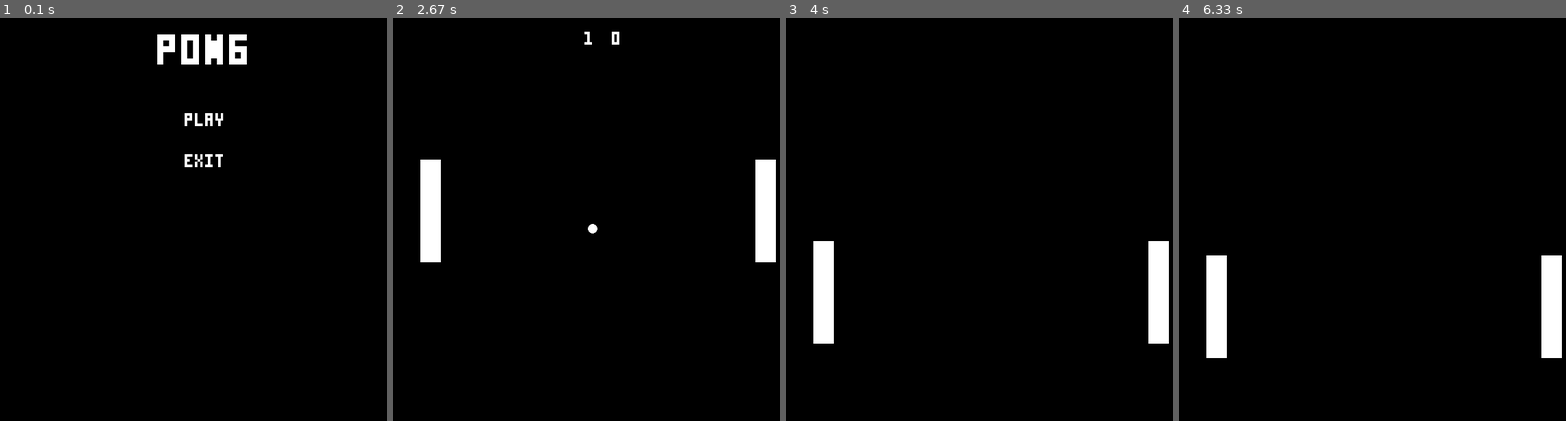
Above: before the commit, frames 1-4 (left to right).
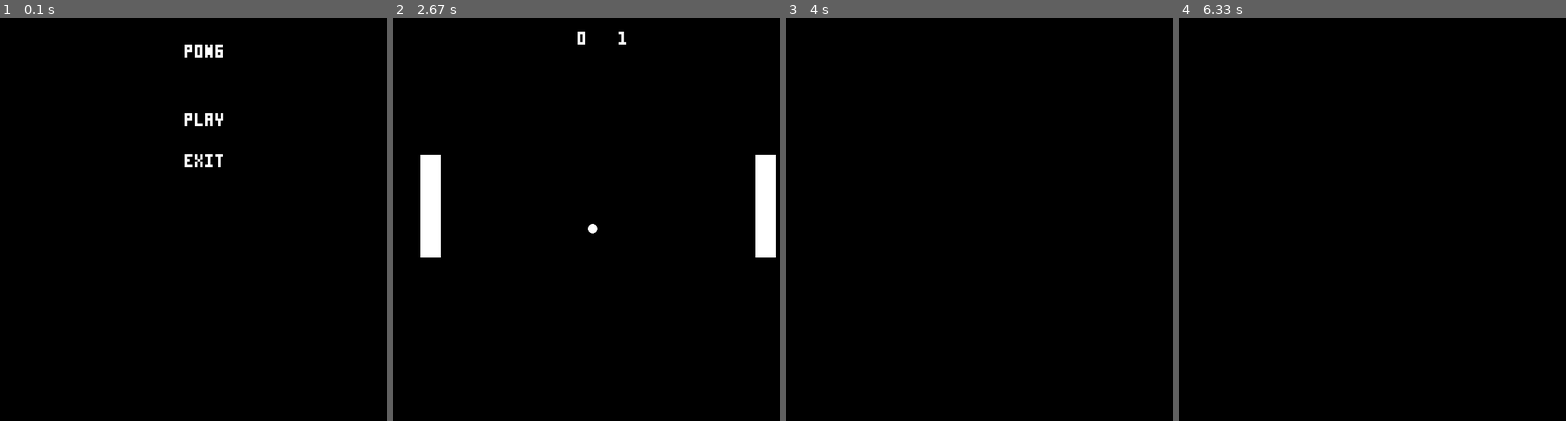
Above: after the commit, the same moments.

Repository: Keandre/PyGamePong
Game: pygame game, started from main.py
Same seed, same stepped clock (60 frames per second), same inputs: the game is played once before the commit and once after it.
Inputs (mouse positions are in pixels of both pictures, inside the frame that each line leads up to):
- Up to frame 1 (0.1 s): no input
- Up to frame 2 (2.67 s): click "PLAY" at 0.38 s; hold Up 0.67-1.13 s; move the mouse to (582, 243) at 0.7 s; hold Down 1.17-1.47 s; hold S 1.17-1.47 s; hold Down from 2.63 s (still down); hold S from 2.63 s (still down)
- Up to frame 3 (4 s): release Down at 2.93 s; release S at 2.93 s; hold Up 2.97-3.33 s; hold W 2.97-3.33 s; hold Down 3.37-3.73 s; hold S 3.37-3.73 s
- Up to frame 4 (6.33 s): hold Down 4.83-5.2 s; hold S 4.83-5.2 s; hold Up 5.23-5.53 s; hold W 5.23-5.53 s; hold Down 5.57-5.87 s; hold S 5.57-5.87 s

The runs differ from the first frame. In frame 1, 1.0% of the frame differs, in the area x 40-64%, y 4-12%; in frame 2, 0.4%; in frame 3, 2.7%, in the area x 7-99%, y 55-81%; in frame 4, 2.7%.

Commit message:
Refactorization!
Complete refactorization! Cleaner code!

Diff:
--- a/ball.py
+++ b/ball.py
@@ -1,37 +1,50 @@
 import pygame
 import random
-import sound
+import sounds
 
-class ball:
-    def __init__(self, x, y):
-        self.velocity = pygame.Vector2(
-            random.choice([-1, 1]) * random.uniform(3.5, 4.5), random.choice([-1, 1]) * random.uniform(3.5, 4.5))
+class Ball(pygame.sprite.Sprite):
+    surface : pygame.Surface
+    velocity: pygame.Vector2 = pygame.Vector2(0, 0)
+    radius: int
+    rect: pygame.Rect
+    oldrect: pygame.Rect
+
+    def __init__(self, surface: pygame.Surface, x: int, y: int) -> None:
+        super().__init__()
+        self.surface = surface
+        self.velocity.x = random.choice((-1, 1)) * random.uniform(3.5, 4.5)
+        self.velocity.y = random.choice((-1, 1)) * random.uniform(3.5, 4.5)
         self.radius = 7
-        self.crect = pygame.Rect(
+        self.rect = pygame.Rect(
             x - self.radius, y - self.radius, self.radius * 2, self.radius * 2)
-        self.oldcrect = pygame.Rect(
+        self.oldrect = pygame.Rect(
             x - self.radius, y - self.radius, self.radius * 2, self.radius * 2)
 
-    def update(self):
-        self.oldcrect.center = self.crect.center
-        self.crect.center += self.velocity
+    def bounce(self) -> None:
+        self.velocity.x = -self.velocity.x
+        self.velocity.y *= random.choice((-1, 1))
 
-    def bounce(self):
-        self.velocity.x = -self.velocity.x
-        self.velocity.y = random.choice([-1, 1]) * self.velocity.y
+    def off_screen(self) -> bool:
+        return self.rect.left <= 0 or self.rect.right >= self.surface.get_width()
 
-    def check_edges(self, WINDOWHEIGHT):
-        if self.crect.top <= 0:
-            self.crect.top = 0
-            self.velocity.y = -self.velocity.y
-            pygame.mixer.Sound.play(sound.ball_blip)
-        if self.crect.bottom >= WINDOWHEIGHT:
-            self.crect.bottom = WINDOWHEIGHT
-            self.velocity.y = -self.velocity.y
-            pygame.mixer.Sound.play(sound.ball_blip)
+    def check_edges(self) -> None:
+        if self.rect.top <= 0:
+            self.rect.top = 0
+            self.velocity.y *= -1
+            sounds.play("ball_blip.wav")
+        if self.rect.bottom >= self.surface.get_height():
+            self.rect.bottom = self.surface.get_height()
+            self.velocity.y *= -1
+            sounds.play("ball_blip.wav")
 
-    def draw(self, surface):
-        pygame.draw.circle(surface, (255, 255, 255),
-                           self.crect.center, self.radius)
+    def update(self) -> None:
+        pygame.sprite.Sprite.update(self)
+        self.oldrect.center = self.rect.center
+        self.rect.center += self.velocity
+        self.check_edges()
+
+    def draw(self) -> None:
+        pygame.draw.circle(self.surface, (255, 255, 255),
+                           self.rect.center, self.radius)
         # Only turn on if you want to see the collision box
         #pygame.draw.rect(DISPLAYSURF, (0, 100, 0), self.crect, 1)
--- /dev/null
+++ b/fonts.py
@@ -0,0 +1,7 @@
+import pygame
+import os
+
+FONT_PATH = os.path.join("fonts/")
+
+def make_font(file_name : str, font_size : int, path=FONT_PATH):
+    return pygame.font.Font(path + file_name, font_size)
--- a/gui.py
+++ b/gui.py
@@ -1,35 +1,49 @@
 import pygame
 
-class button:
-    def __init__(self, text, font, color, hover_color, x, y):
+class Button():
+    surface: pygame.Surface
+    text: str
+    font: pygame.font.Font
+    x: int
+    y: int
+    color: pygame.Color
+    hover_color: pygame.Color
+
+    def __init__(self, surface: pygame.Surface, text: str, font: pygame.font.Font, color: pygame.Color, hover_color: pygame.Color, x: int, y: int):
+        self.surface = surface
         self.text = text
         self.font = font
-        self.x, self.y = (x,y)
+        self.x, self.y = (x, y)
         self.color = color
         self.hover_color = hover_color
 
-    def draw_text(self, surface, hover=False):
-        textobj = self.font.render(self.text, 1, self.color if not hover else self.hover_color)
-        text_rect = textobj.get_rect()
-        text_rect.topleft = (self.x,self.y)
-        surface.blit(textobj, text_rect)
+    def draw_text(self, center=False, hover=False):
+        text_obj = self.font.render(
+            self.text, 1, self.color if not hover else self.hover_color)
 
-    def draw_text_centered(self, surface, hover=False):
-        textobj = self.font.render(self.text, 1, self.color if not hover else self.hover_color)
-        text_rect = textobj.get_rect(center=(surface.get_width()//2, self.y))
-        surface.blit(textobj, text_rect)
+        if center:
+            text_rect = text_obj.get_rect(center=(self.surface.get_width() // 2, self.y))
+        else:
+            text_rect = text_obj.get_rect()
+            text_rect.topleft = (self.x, self.y)
 
-    def get_rect_centered(self, surface):
-        return self.font.render(self.text, 1, self.color).get_rect(center=(surface.get_width()//2, self.y))
+        self.surface.blit(text_obj, text_rect)
 
-def draw_text(text, font, color, surface, x, y):
-    textobj = font.render(text, 1, color)
-    text_rect = textobj.get_rect()
-    text_rect.topleft = (x, y)
-    surface.blit(textobj, text_rect)
+    def get_rect(self, center=False):
+        text_obj = self.font.render(
+            self.text, 1, self.color)
+        if center:
+            return text_obj.get_rect(center=(self.surface.get_width() // 2, self.y))
+        else:
+            text_rect = text_obj.get_rect()
+            text_rect.topleft = (self.x, self.y)
+            return text_rect
 
-
-def draw_text_center(text, font, color, surface, x, y):
-    textobj = font.render(text, 1, color)
-    text_rect = textobj.get_rect(center=(surface.get_width()//2, y))
-    surface.blit(textobj, text_rect)
+def draw_text(surface: pygame.Surface, text: str, font: pygame.font.Font, color: pygame.Color, x : int, y : int, center=False):
+    text_obj = font.render(text, 1, color)
+    if center:
+        text_rect = text_obj.get_rect(center=(surface.get_width() // 2, y))
+    else:
+        text_rect = text_obj.get_rect()
+        text_rect.topleft = (x, y)
+    surface.blit(text_obj, text_rect)
--- a/main.py
+++ b/main.py
@@ -1,11 +1,12 @@
 from pygame.locals import *
+from paddle import Paddle
+from ball import Ball
 import pygame
 import sys
 import time
-import sound
-from paddle import paddle
-from ball import ball
+import sounds
 import gui
+import fonts
 pygame.init()
 
 WINDOWWIDTH, WINDOWHEIGHT = 600, 600
@@ -15,39 +16,52 @@
 DISPLAYSURF = pygame.display.set_mode(WINDOW_DIMENSIONS, 0, 32)
 PADDLE_VELOCITY = 7
 
-font = pygame.font.Font('fonts/Georgia.ttf', 20)
-pong_font = pygame.font.Font('fonts/bit5x3.ttf', 30)
-pong_font_title = pygame.font.Font('fonts/bit5x3.ttf', 70)
+font = fonts.make_font("Georgia.ttf", 20)
+pong_font = fonts.make_font("bit5x3.ttf", 30)
+pong_font_title = fonts.make_font("bit5x3.ttf", 30)
 
+player_one = Paddle(DISPLAYSURF, 40, WINDOWHEIGHT // 3)
+player_two = Paddle(DISPLAYSURF, WINDOWWIDTH - 70, WINDOWHEIGHT // 3)
+ball = Ball(DISPLAYSURF, WINDOWWIDTH // 2, WINDOWHEIGHT // 2)
+
+players = pygame.sprite.Group()
+players.add(player_one)
+players.add(player_two)
+
+
+def reset_positions():
+    player_one.rect.topleft = pygame.Vector2(40, WINDOWHEIGHT/3)
+    player_two.rect.topleft = pygame.Vector2(WINDOWWIDTH - 70, WINDOWHEIGHT/3)
+
+def draw_scores(score_one : str, score_two : str, spacing : int):
+    gui.draw_text(DISPLAYSURF, str(score_one), pong_font, pygame.Color('white'), WINDOWWIDTH // 2 - spacing, 20)
+    gui.draw_text(DISPLAYSURF, str(score_two), pong_font, pygame.Color('white'), WINDOWWIDTH // 2 + spacing, 20)
 
 def main_menu():
     while True:
         DISPLAYSURF.fill(pygame.Color('black'))
+        gui.draw_text(DISPLAYSURF, 'PONG', pong_font_title, pygame.Color('white'), 0, 50, center=True)
 
-        gui.draw_text_center('PONG', pong_font_title,
-                             pygame.Color('white'), DISPLAYSURF, 0, 50)
-        play_button = gui.button('PLAY', pong_font, pygame.Color(
-            'white'),  pygame.Color('yellow'), 0, 150)
-        exit_button = gui.button('EXIT', pong_font, pygame.Color(
-            'white'), pygame.Color('yellow'), 0, 210)
+        play_button = gui.Button(DISPLAYSURF, 'PLAY', pong_font, pygame.Color('white'), pygame.Color('yellow'), 0, 150)
+        exit_button = gui.Button(DISPLAYSURF, 'EXIT', pong_font, pygame.Color('white'), pygame.Color('yellow'), 0, 210)
 
-        mx, my = pygame.mouse.get_pos()
+        mouse_x, mouse_y = pygame.mouse.get_pos()
 
-        if play_button.get_rect_centered(DISPLAYSURF).collidepoint(mx, my):
+        if play_button.get_rect(center=True).collidepoint(mouse_x, mouse_y):
             if click:
-                pygame.mixer.Sound.play(sound.menu_click)
+                sounds.play("menu_click.wav")
                 game()
-            play_button.draw_text_centered(DISPLAYSURF, hover=True)
+            play_button.draw_text(center=True, hover=True)
         else:
-            play_button.draw_text_centered(DISPLAYSURF)
+            play_button.draw_text(center=True, hover=False)
 
-        if exit_button.get_rect_centered(DISPLAYSURF).collidepoint(mx, my):
+        if exit_button.get_rect(center=True).collidepoint(mouse_x, mouse_y):
             if click:
                 pygame.quit()
                 sys.exit()
-            exit_button.draw_text_centered(DISPLAYSURF, True)
+            exit_button.draw_text(center=True, hover=True)
         else:
-            exit_button.draw_text_centered(DISPLAYSURF)
+            exit_button.draw_text(center=True, hover=False)
 
         click = False
         for event in pygame.event.get():
@@ -59,17 +73,6 @@
                     click = True
         pygame.display.update()
         fpsClock.tick(FPS)
-
-
-player_one = paddle(40, WINDOWHEIGHT/3)
-player_two = paddle(WINDOWWIDTH - 70, WINDOWHEIGHT/3)
-players = [player_one, player_two]
-playing_ball = ball(WINDOWWIDTH/2, WINDOWHEIGHT/2)
-
-
-def reset_positions():
-    player_one.location = pygame.Vector2(40, WINDOWHEIGHT/3)
-    player_two.location = pygame.Vector2(WINDOWWIDTH - 70, WINDOWHEIGHT/3)
 
 
 def game():
@@ -98,53 +101,47 @@
                     player_two.velocity = pygame.Vector2(0, 0)
 
         DISPLAYSURF.fill(pygame.Color('black'))
+
         for player in players:
-            player.update()
-            player.check_edges(WINDOWHEIGHT=DISPLAYSURF.get_height())
-            player.draw(DISPLAYSURF)
-            if playing_ball.crect.colliderect(player.rect):
-                if playing_ball.oldcrect.left >= player.oldrect.right and playing_ball.crect.left <= player.rect.right:
-                    playing_ball.bounce()
-                    playing_ball.crect.left = player.rect.right
-                if playing_ball.oldcrect.right <= player.oldrect.left and playing_ball.crect.right >= player.rect.left:
-                    playing_ball.bounce()
-                    playing_ball.crect.right = player.rect.left
-                if playing_ball.oldcrect.top >= player.oldrect.bottom and playing_ball.crect.top <= player.rect.bottom:
-                    playing_ball.crect.top = player.rect.bottom
-                    if playing_ball.velocity.y < 0:
-                        playing_ball.velocity.y = -playing_ball.velocity.y
+            if ball.rect.colliderect(player.rect):
+                if ball.oldrect.left >= player.oldrect.right and ball.rect.left <= player.rect.right:
+                    ball.bounce()
+                    ball.rect.left = player.rect.right
+                if ball.oldrect.right <= player.oldrect.left and ball.rect.right >= player.rect.left:
+                    ball.bounce()
+                    ball.rect.right = player.rect.left
+                if ball.oldrect.top >= player.oldrect.bottom and ball.rect.top <= player.rect.bottom:
+                    ball.rect.top = player.rect.bottom
+                    if ball.velocity.y < 0:
+                        ball.velocity.y *= -1
                     else:
-                        playing_ball.velocity.y -= 0.1
-                if playing_ball.oldcrect.bottom <= player.oldrect.top and playing_ball.crect.bottom >= player.rect.top:
-                    playing_ball.velocity.y = -playing_ball.velocity.y
-                    playing_ball.crect.bottom = player.rect.top
-                pygame.mixer.Sound.play(sound.blip_paddle)
-        if playing_ball.crect.left < 0:
-            playing_ball.__init__(WINDOWWIDTH/2, WINDOWHEIGHT/2)
+                        ball.velocity.y -= 0.1
+                if ball.oldrect.bottom <= player.oldrect.top and ball.rect.bottom >= player.rect.top:
+                    ball.velocity.y = -ball.velocity.y
+                    ball.rect.bottom = player.rect.top
+                sounds.play("blip_paddle.wav")
+
+        if ball.off_screen():
             reset_positions()
-            score_two += 1
-            pygame.mixer.Sound.play(sound.point_beep)
+            sounds.play("point_beep.wav")
             time.sleep(1)
-        if playing_ball.crect.right > WINDOWWIDTH:
-            playing_ball.__init__(WINDOWWIDTH/2, WINDOWHEIGHT/2)
-            reset_positions()
-            score_one += 1
-            pygame.mixer.Sound.play(sound.point_beep)
-            time.sleep(1)
-        gui.draw_text(str(score_one), pong_font, pygame.Color(
-            'white'), DISPLAYSURF, WINDOWWIDTH/2 + 20, 20)
-        gui.draw_text(str(score_two), pong_font, pygame.Color(
-            'white'), DISPLAYSURF, WINDOWWIDTH/2 - 20, 20)
-        playing_ball.update()
-        playing_ball.check_edges(WINDOWHEIGHT=DISPLAYSURF.get_height())
-        playing_ball.draw(DISPLAYSURF)
+            if ball.rect.left <= 0:
+                score_two += 1
+            else:
+                score_one += 1
+            ball.rect.center = WINDOWWIDTH // 2, WINDOWHEIGHT // 2
+
+        for player in players:
+            player.draw()
+        players.update()
+
+        ball.update()
+        ball.draw()
+
+        draw_scores(score_one, score_two, 30)
         fpsClock.tick(FPS)
         pygame.display.update()
 
 
-def main():
+if __name__ == '__main__':
     main_menu()
-
-
-if __name__ == '__main__':
-    main()
--- a/paddle.py
+++ b/paddle.py
@@ -1,27 +1,37 @@
 import pygame
 
-class paddle:
-    def __init__(self, x, y):
-        self.location = pygame.Vector2(x, y)
+
+class Paddle(pygame.sprite.Sprite):
+    surface: pygame.Surface
+    velocity: pygame.Vector2
+    paddle_width: int
+    paddle_height: int
+    rect: pygame.Rect
+    oldrect: pygame.Rect
+
+    def __init__(self, surface: pygame.Surface, x: int, y: int) -> None:
+        super().__init__()
+        self.surface = surface
         self.velocity = pygame.Vector2(0, 0)
         self.paddle_width, self.paddle_height = 30, 150
         self.rect = pygame.Rect(
-            self.location.x, self.location.y, self.paddle_width, self.paddle_height)
+            x, y, self.paddle_width, self.paddle_height)
         self.oldrect = pygame.Rect(
-            self.location.x, self.location.y, self.paddle_width, self.paddle_height)
+            x, y, self.paddle_width, self.paddle_height)
 
-    def update(self):
-        self.oldrect = self.rect
-        self.location += self.velocity
-
-    def check_edges(self, WINDOWHEIGHT):
-        if self.location.y < 0:
-            self.velocity.y, self.location.y = 0, 0
-        if self.location.y + self.paddle_height > WINDOWHEIGHT:
-            self.location.y = WINDOWHEIGHT - self.paddle_height
+    def check_edges(self) -> None:
+        if self.rect.top < 0:
+            self.velocity.y = 0
+            self.rect.top = 0
+        if self.rect.bottom > self.surface.get_height():
+            self.rect.bottom = self.surface.get_height()
             self.velocity.y = 0
 
-    def draw(self, surface):
-        self.rect = pygame.Rect(
-            self.location.x, self.location.y, self.paddle_width, self.paddle_height)
-        pygame.draw.rect(surface, pygame.Color(255, 255, 255), self.rect)
+    def update(self) -> None:
+        pygame.sprite.Sprite.update(self)
+        self.check_edges()
+        self.oldrect = self.rect
+        self.rect.topleft += self.velocity
+
+    def draw(self) -> None:
+        pygame.draw.rect(self.surface, pygame.Color(255, 255, 255), self.rect)
--- /dev/null
+++ b/sounds.py
@@ -0,0 +1,9 @@
+import pygame
+import os
+pygame.mixer.init()
+
+SOUND_PATH = os.path.join("sound/")
+
+def play(file_name : str, path=SOUND_PATH) -> None:
+    sound = pygame.mixer.Sound(path + file_name)
+    pygame.mixer.Sound.play(sound)
